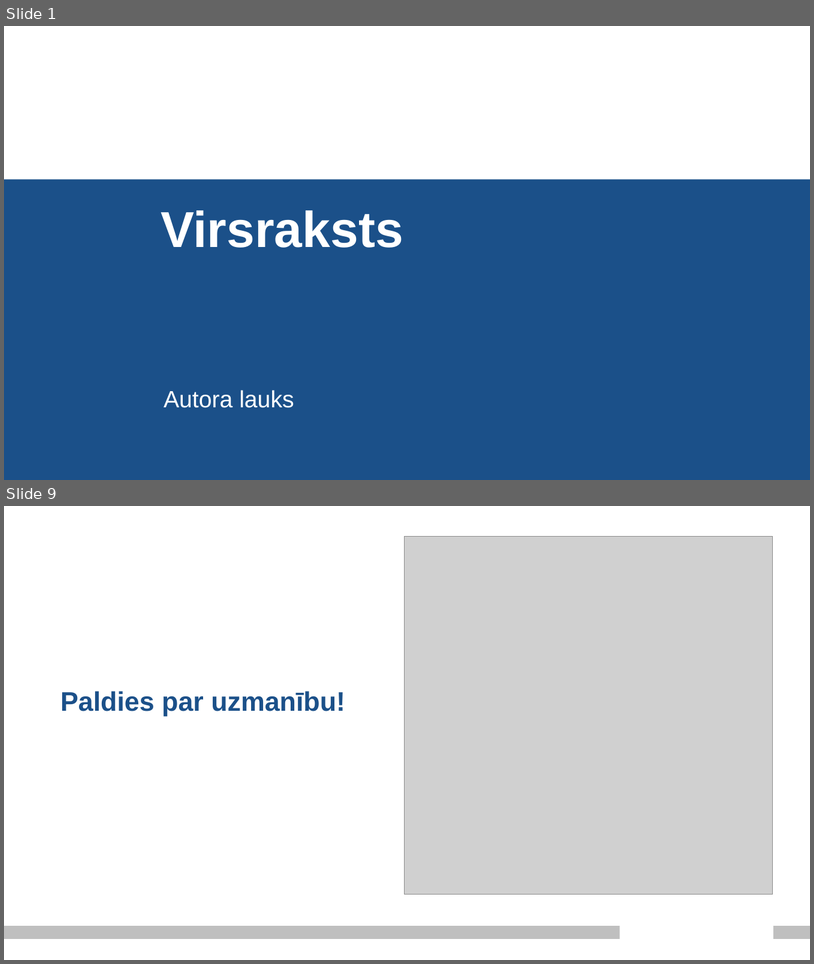
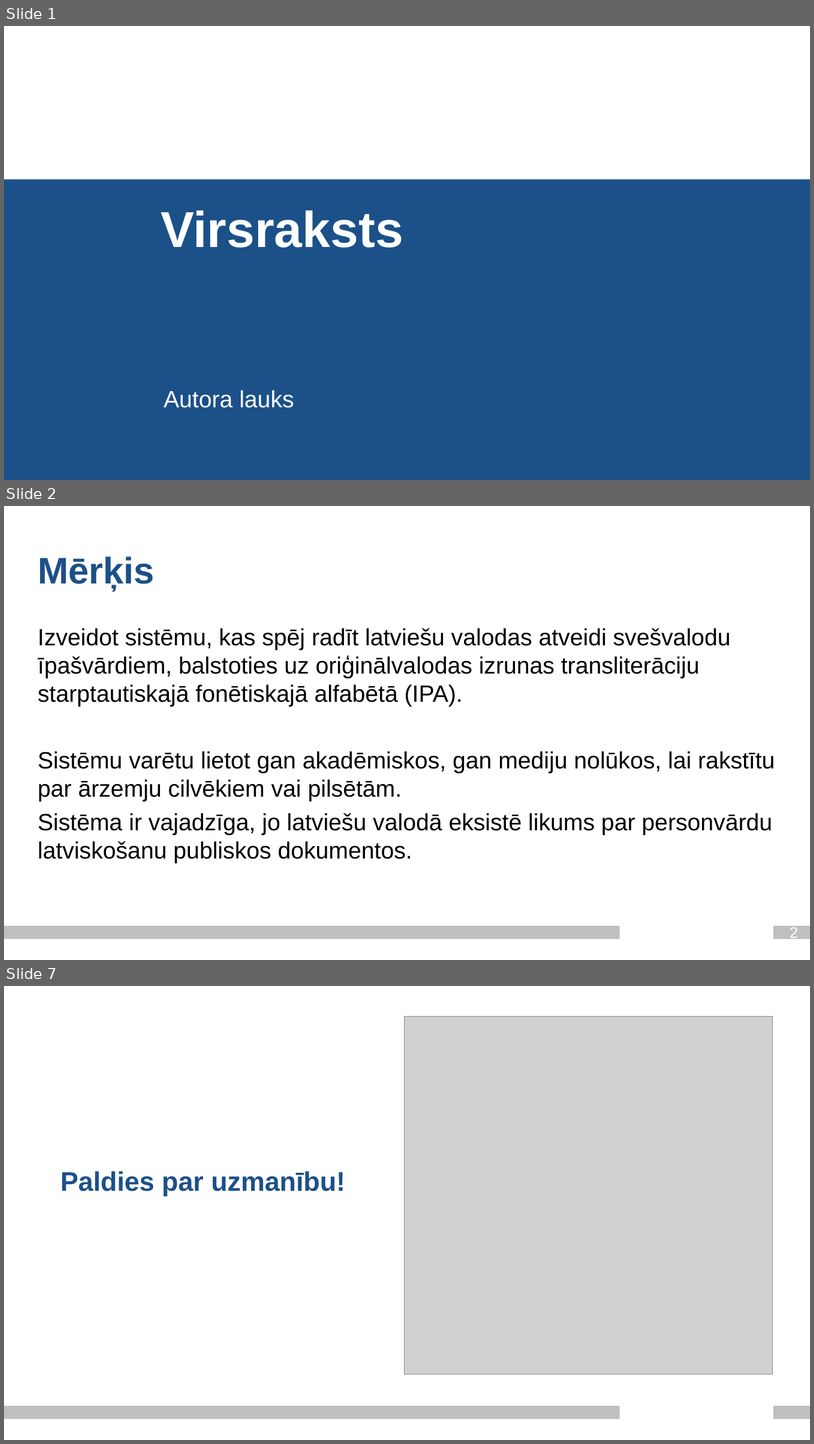
Before and after one commit to Paddlebear/valteh-ipa-translit, a slide deck: docs/valodasprez_2_ag21201_je21033.pptx. Shown one above the other, each under a label of ours: slides 1 and 9 before the commit, slides 1, 2 and 7 after it; the slides between them are not shown. The pictures are 814x964 and 814x1444 pixels, drawn with LibreOffice and Linux fonts; fonts in the diff are those of the drawing; grey boxes stand for pictures; background and template pictures are left out. Boxes give left, top, right and bottom in pixels: in the first picture for what was removed or moved away, otherwise in the second. Text is boxed around its words. In the diff, an @@ line names an element or a change of style, - is before the commit and + after.

```diff
--- a/docs/valodasprez_2_ag21201_je21033.pptx
+++ b/docs/valodasprez_2_ag21201_je21033.pptx
@@ slide 2 added at (4, 506, 810, 960), background #FFFFFF; not listed: 2 template elements that a slide beside it also shows @@
@@ title added at (38, 556, 155, 590), 44 pt, text #1B5089, bold @@
+Mērķis
@@ text added at (38, 628, 775, 863), 28 pt, text #000000 @@
+Izveidot sistēmu, kas spēj radīt latviešu valodas atveidi svešvalodu īpašvārdiem, balstoties uz oriģinālvalodas izrunas transliterāciju starptautiskajā fonētiskajā alfabētā (IPA).
+Sistēmu varētu lietot gan akadēmiskos, gan mediju nolūkos, lai rakstītu par ārzemju cilvēkiem vai pilsētām.
+Sistēma ir vajadzīga, jo latviešu valodā eksistē likums par personvārdu latviskošanu publiskos dokumentos.
@@ page number added at (790, 927, 798, 941), 18 pt, text #FFFFFF @@
+2
@@ what was slide 9 is now slide 7 @@
```
Also in this commit, not shown: 4 other slides added, 7 slides removed.
